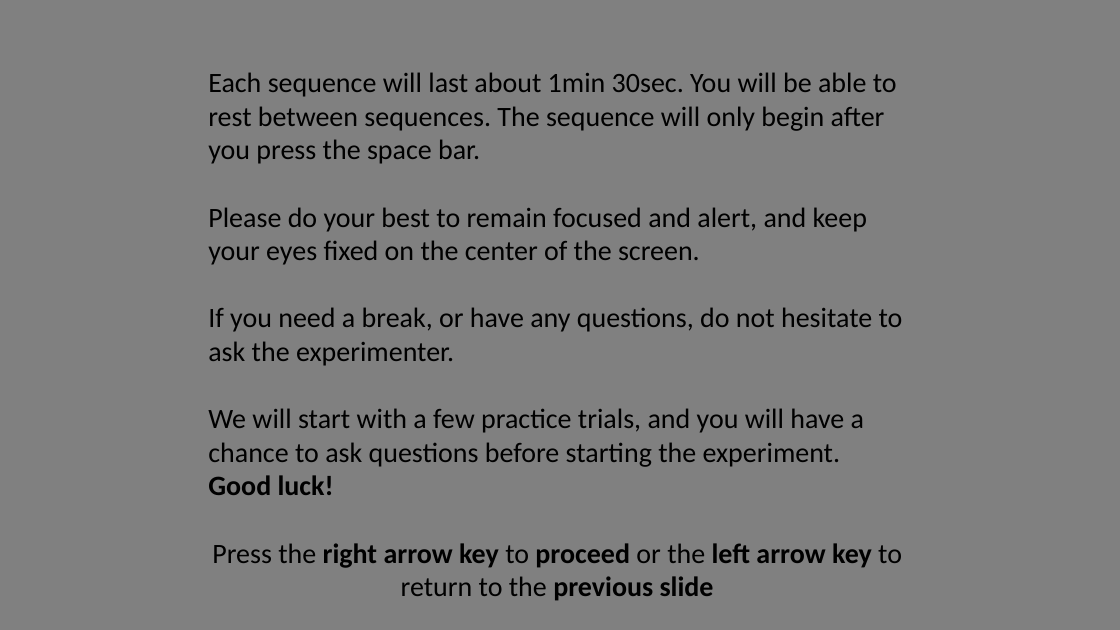
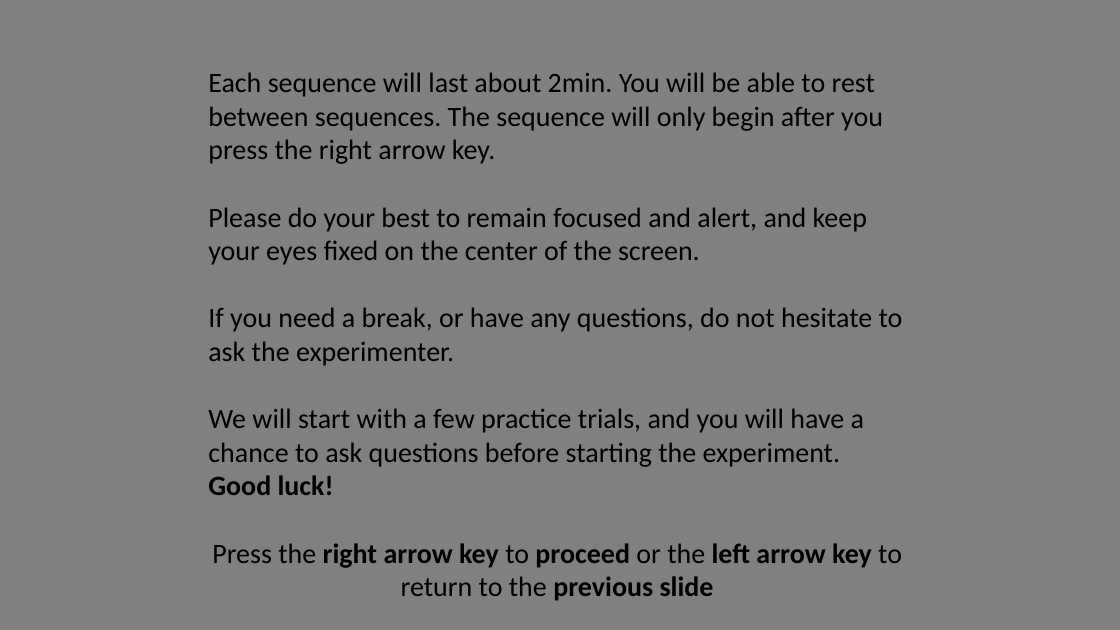
Before and after one commit to NCCLabMPI/Reconstructed_time_experiment, a slide deck: slide 6 of instructions/Instructions.pptx (slide 4 before the commit). Drawn at 1120x630 pixels with LibreOffice and Linux fonts; fonts in the diff are those of the drawing. Boxes give left, top, right and bottom in pixels: in the first picture for what was removed or moved away, otherwise in the second. Text is boxed around its words. In the diff, an @@ line names an element or a change of style, - is before the commit and + after.

```diff
--- a/instructions/Instructions.pptx
+++ b/instructions/Instructions.pptx
@@ text at <box>208,72,883,164</box>: text changed @@
-Each sequence will last about 1min 30sec. You will be able to rest between sequences. The sequence will only begin after you press the space bar.
+Each sequence will last about 2min. You will be able to rest between sequences. The sequence will only begin after you press the right arrow key.
```
Also in this commit, not shown: 3 other slides changed, 2 slides added, 19 other files.
